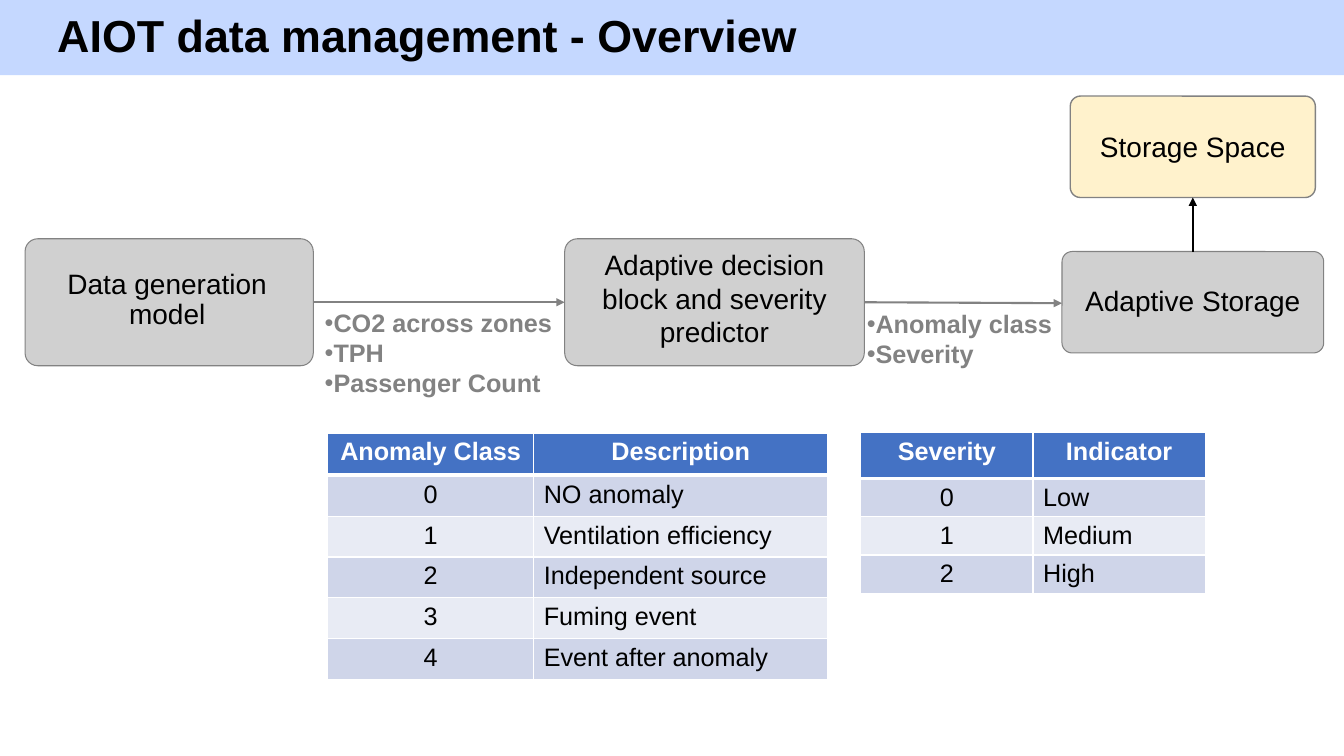
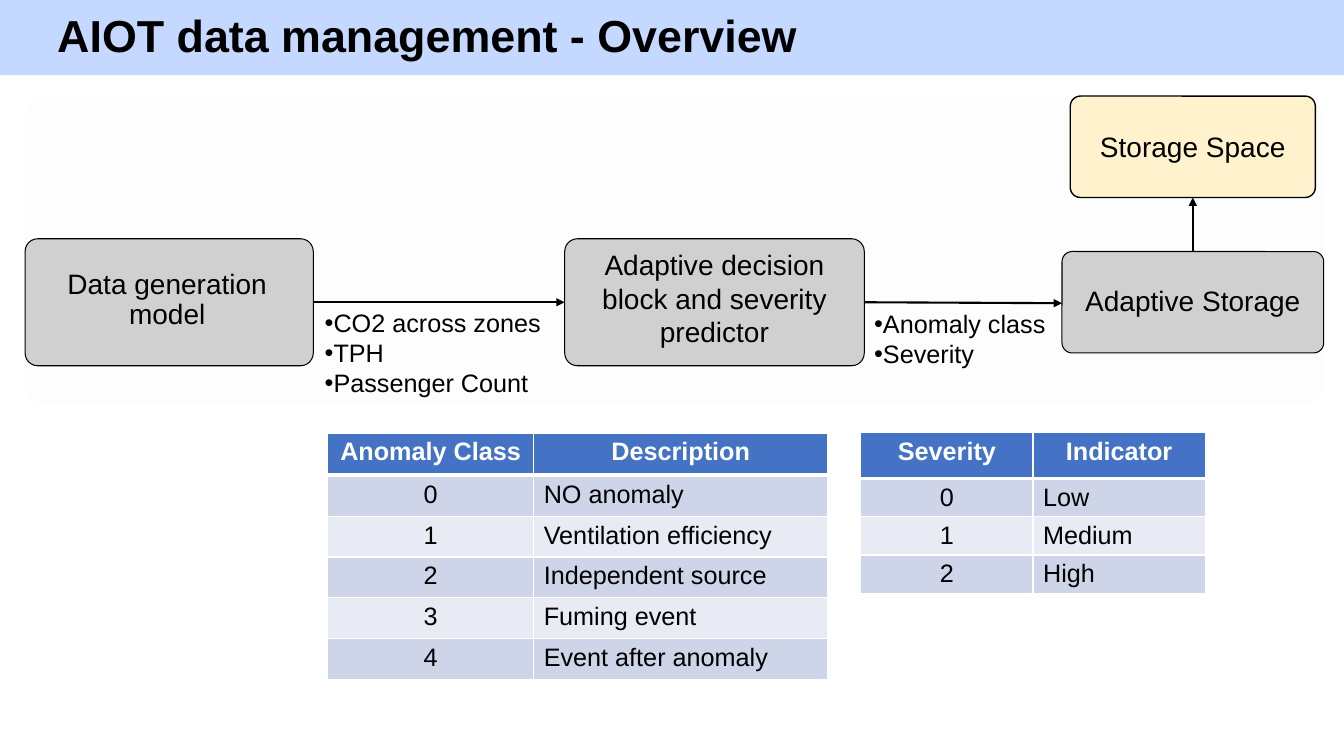
Before and after one commit to nithishkgnani/nithishkgnani.github.io, a slide deck: slide 1 of static/img/aiot/aiot-content.pptx. Drawn at 1344x756 pixels with LibreOffice and Linux fonts; fonts in the diff are those of the drawing; grey boxes stand for pictures. Boxes give left, top, right and bottom in pixels: in the first picture for what was removed or moved away, otherwise in the second. Text is boxed around its words. In the diff, an @@ line names an element or a change of style, - is before the commit and + after.

```diff
--- a/static/img/aiot/aiot-content.pptx
+++ b/static/img/aiot/aiot-content.pptx
@@ rounded rectangle added at (25, 96, 1324, 404), fill #FAFAFA at 30% opacity @@
@@ rounded rectangle "Storage Space" at (1071, 96, 1316, 198): outline #828282 1 pt to #000000 1 pt @@
@@ arrow (314, 302) - (565, 302): stroke #828282 1.5 pt to #000000 1.5 pt @@
@@ text "CO2 across zones" at (325, 314, 540, 398): text colour #828282 to #000000, bold off @@
@@ text "Anomaly class" at (874, 314, 1045, 368): text colour #828282 to #000000, bold off @@
@@ arrow (864, 302) - (1062, 303): stroke #828282 1.5 pt to #000000 1.5 pt @@
```
Also in this commit, not shown: 18 other files.
